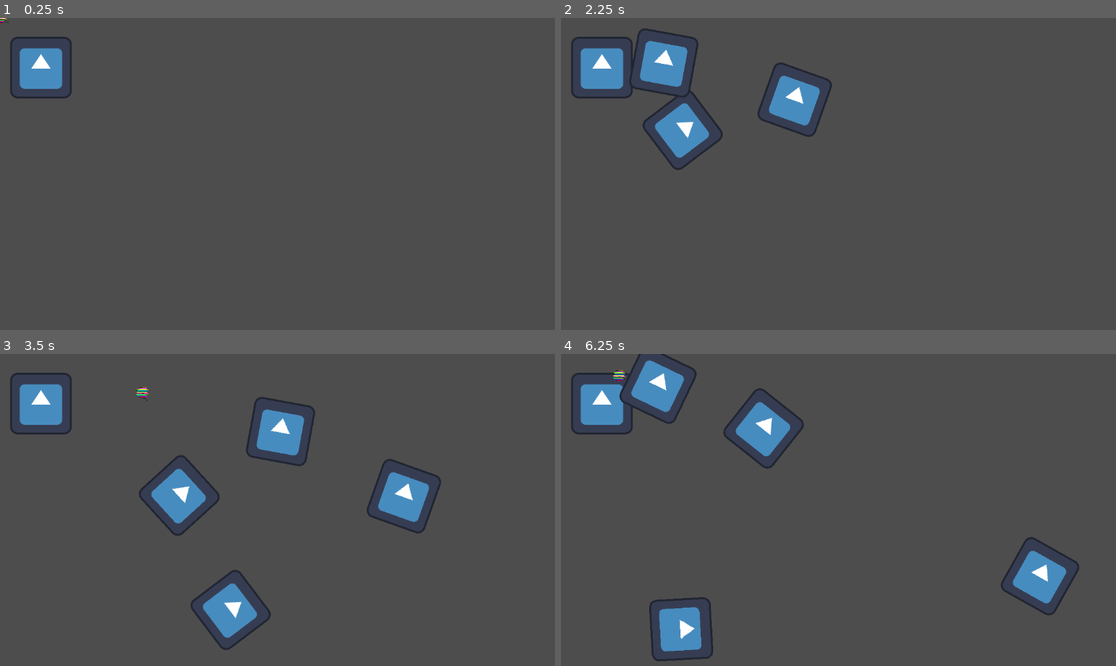
Above: before the commit, frames 1-4 (two rows, left to right).
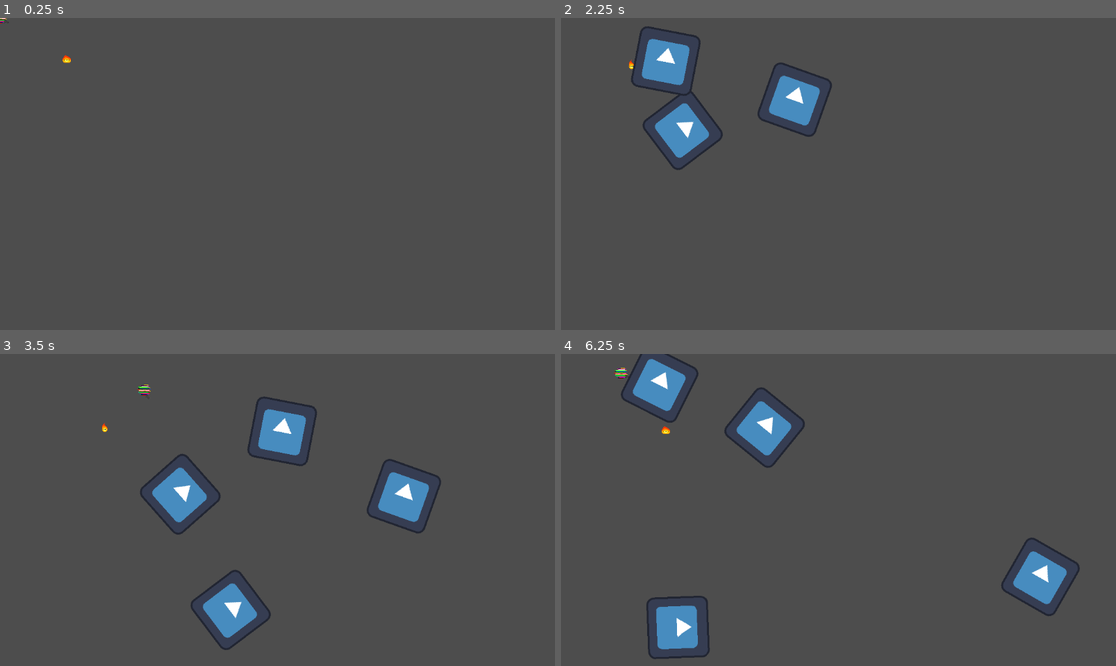
Above: after the commit, the same moments.

Repository: EliasTD/wintertermgamejam2025
Game: Godot game, scene res://Scenes/world.tscn
The game is run twice, just before and just after one commit, with the same random seed, the same clock (stepped at 60 frames per second) and the same inputs. The engine's default icon, where the game draws it, is replaced by a stand-in: a white triangle on a blue panel in a dark square.
Inputs (mouse positions are in pixels of both pictures, inside the frame that each line leads up to):
- Up to frame 1 (0.25 s): no input
- Up to frame 2 (2.25 s): tap Enter at 0.5 s; move the mouse to (960, 158) at 0.52 s; hold Right (ui_right) 0.53-1.28 s; click (960, 158) at 0.6 s; move the mouse to (727, 189) at 1.27 s; hold Down (ui_down) 1.28-2.03 s; click (727, 189) at 1.35 s; move the mouse to (894, 105) at 2.02 s; hold Right (ui_right) from 2.03 s (still down); click (894, 105) at 2.1 s
- Up to frame 3 (3.5 s): move the mouse to (249, 572) at 2.77 s; release Right (ui_right) at 2.78 s; hold Up (ui_up) from 2.78 s (still down); click (249, 572) at 2.85 s
- Up to frame 4 (6.25 s): move the mouse to (1005, 556) at 3.52 s; release Up (ui_up) at 3.53 s; hold Left (ui_left) 3.53-5.03 s; click (1005, 556) at 3.6 s; move the mouse to (672, 463) at 4.27 s; click (672, 463) at 4.35 s; move the mouse to (866, 510) at 5.02 s; hold Down (ui_down) 5.03-5.78 s; click (866, 510) at 5.1 s; move the mouse to (755, 432) at 5.77 s; hold Right (ui_right) from 5.78 s (still down); click (755, 432) at 5.85 s

The runs differ from the first frame. In frame 1, 1.3% of the frame differs, in the area x 1-13%, y 6-26%; in frame 2, 1.9%; in frame 3, 2.1%; in frame 4, 3.1%, in the area x 1-94%, y 0-99%.

Commit message:
Enemy Chase
Fixed Enemy Chase Scripts

Diff:
--- a/Scenes/enemy.tscn
+++ b/Scenes/enemy.tscn
@@ -1,26 +1,76 @@
-[gd_scene load_steps=5 format=3 uid="uid://8n7pusgnqxo7"]
+[gd_scene load_steps=10 format=3 uid="uid://8n7pusgnqxo7"]
 
 [ext_resource type="Script" path="res://Scripts/enemy.gd" id="1_gneul"]
-[ext_resource type="Texture2D" uid="uid://do3mo0fsya5ge" path="res://icon.svg" id="1_n5yqf"]
+[ext_resource type="Texture2D" uid="uid://dqlfmd7gtfjfq" path="res://Sprites/Characters/Fire_Sprite.png" id="2_3ecnj"]
+
+[sub_resource type="AtlasTexture" id="AtlasTexture_4giep"]
+atlas = ExtResource("2_3ecnj")
+region = Rect2(0, 0, 32, 32)
+
+[sub_resource type="AtlasTexture" id="AtlasTexture_oy5dn"]
+atlas = ExtResource("2_3ecnj")
+region = Rect2(32, 0, 32, 32)
+
+[sub_resource type="AtlasTexture" id="AtlasTexture_sg06r"]
+atlas = ExtResource("2_3ecnj")
+region = Rect2(0, 32, 32, 32)
+
+[sub_resource type="AtlasTexture" id="AtlasTexture_qv0n6"]
+atlas = ExtResource("2_3ecnj")
+region = Rect2(32, 32, 32, 32)
+
+[sub_resource type="SpriteFrames" id="SpriteFrames_7o8ei"]
+animations = [{
+"frames": [{
+"duration": 1.0,
+"texture": SubResource("AtlasTexture_4giep")
+}, {
+"duration": 1.0,
+"texture": SubResource("AtlasTexture_oy5dn")
+}, {
+"duration": 1.0,
+"texture": SubResource("AtlasTexture_sg06r")
+}, {
+"duration": 1.0,
+"texture": SubResource("AtlasTexture_qv0n6")
+}, {
+"duration": 1.0,
+"texture": SubResource("AtlasTexture_sg06r")
+}, {
+"duration": 1.0,
+"texture": SubResource("AtlasTexture_oy5dn")
+}],
+"loop": true,
+"name": &"default",
+"speed": 5.0
+}]
 
 [sub_resource type="CircleShape2D" id="CircleShape2D_v0r60"]
+radius = 2.17014
 
 [sub_resource type="CircleShape2D" id="CircleShape2D_vs75n"]
+radius = 2.76134
 
 [node name="enemy" type="CharacterBody2D"]
 position = Vector2(1, -43)
 script = ExtResource("1_gneul")
 
-[node name="Sprite2D" type="Sprite2D" parent="."]
-texture = ExtResource("1_n5yqf")
+[node name="AnimatedSprite2D" type="AnimatedSprite2D" parent="."]
+position = Vector2(1, 35)
+sprite_frames = SubResource("SpriteFrames_7o8ei")
+frame_progress = 0.939056
 
 [node name="detection_area" type="Area2D" parent="."]
+collision_layer = 2
+collision_mask = 2
 
 [node name="CollisionShape2D" type="CollisionShape2D" parent="detection_area"]
+position = Vector2(-1, 35)
 scale = Vector2(18.455, 18.455)
 shape = SubResource("CircleShape2D_v0r60")
 
 [node name="CollisionShape2D" type="CollisionShape2D" parent="."]
+position = Vector2(0, 34)
 scale = Vector2(4, 4)
 shape = SubResource("CircleShape2D_vs75n")
 
--- a/Scenes/player.tscn
+++ b/Scenes/player.tscn
@@ -62,12 +62,18 @@
 "speed": 5.0
 }]
 
+[sub_resource type="CircleShape2D" id="CircleShape2D_7b1te"]
+radius = 12.1655
+
 [node name="player" type="CharacterBody2D"]
+y_sort_enabled = true
+collision_layer = 3
 script = ExtResource("1_3qig5")
 
 [node name="AnimatedSprite2D" type="AnimatedSprite2D" parent="."]
 sprite_frames = SubResource("SpriteFrames_dqhio")
 
 [node name="CollisionShape2D" type="CollisionShape2D" parent="."]
+shape = SubResource("CircleShape2D_7b1te")
 
 [node name="gun" parent="." instance=ExtResource("3_qjl4f")]
--- a/Scenes/world.tscn
+++ b/Scenes/world.tscn
@@ -6,6 +6,9 @@
 [node name="world" type="Node2D"]
 
 [node name="enemy" parent="." instance=ExtResource("1_wrmst")]
-position = Vector2(85, 103)
+position = Vector2(139, 46)
+collision_layer = 3
+collision_mask = 3
 
 [node name="player" parent="." instance=ExtResource("2_xksb0")]
+collision_mask = 3
--- a/Scripts/enemy.gd
+++ b/Scripts/enemy.gd
@@ -4,6 +4,8 @@
 var player_chase = false
 var player = null
 
+func _ready():
+	$AnimatedSprite2D.play("default")
 func _physics_process(delta):
 	if player_chase:
 		position += (player.position - position)/speed
Not shown: 1 places in Scenes/player.tscn that only renumber resources
Binary file added: Sprites/Characters/Fire_Sprite.png
Not shown, added: Sprites/Characters/Fire_Sprite.png.import
